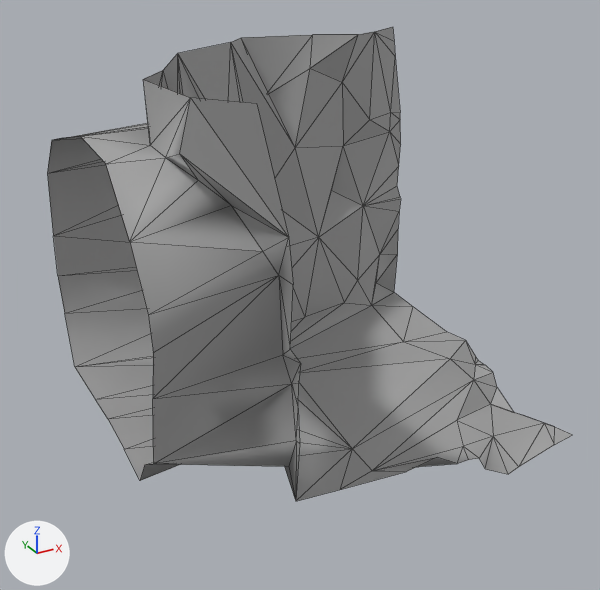
A saved change to the glTF model Rogue-Robots/Assets/Models/ModularBlocks/CornerFloor1Replacer2.gltf.
Camera for both pictures: a 50 mm camera at (-4.41, -8.31, 6.22) aimed at (-0.15, -0.57, 2.35). The lights are fixed; the arrows at lower left show +X, +Y and +Z. Mesh edges are drawn as thin lines. Vertices at the same position are counted once.

The first picture shows 'CornerFloor1Replacer2'.
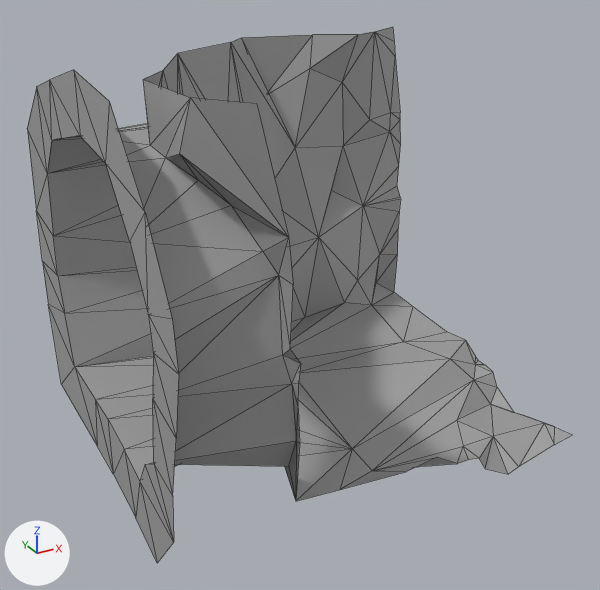
Patch to the scene script:
```diff
--- a/Rogue-Robots/Assets/Models/ModularBlocks/CornerFloor1Replacer2.gltf.py
+++ b/Rogue-Robots/Assets/Models/ModularBlocks/CornerFloor1Replacer2.gltf.py
@@ me_scene_007 @@
 # used by ob_cornerfloor1replacer2; location = (0.0, 0.0, 0.0)
-me_scene_007.from_pydata(...)  # 138 vertices, 204 faces; spans x -2.5..2.5, y -2.5..1.59, z 0.48..5.0
+me_scene_007.from_pydata(...)  # 157 vertices, 242 faces; spans x -2.5..2.5, y -2.9..2.01, z 0.42..5.08
+# me_scene_007 part 1
+# 19 vertices are added at x -2.5, y -2.9..2.01, z 0.42..5.08
+# 14 new faces join them, mat_pp_standard_material_008 (picture img_pp_color_palette)
+# 24 new faces join them, mat_pp_standard_material_010 (picture img_pp_color_palette)
 me_scene_007.materials.append(mat_pp_standard_material_008)
```

Changed parts and their boxes [x1, y1, x2, y2] in the pictures (600 x 590 px):
'CornerFloor1Replacer2', reshaped (13% taller): before [47, 27, 572, 501]; after [27, 27, 572, 563]
part 1 of me_scene_007, added: after [27, 70, 179, 563]
